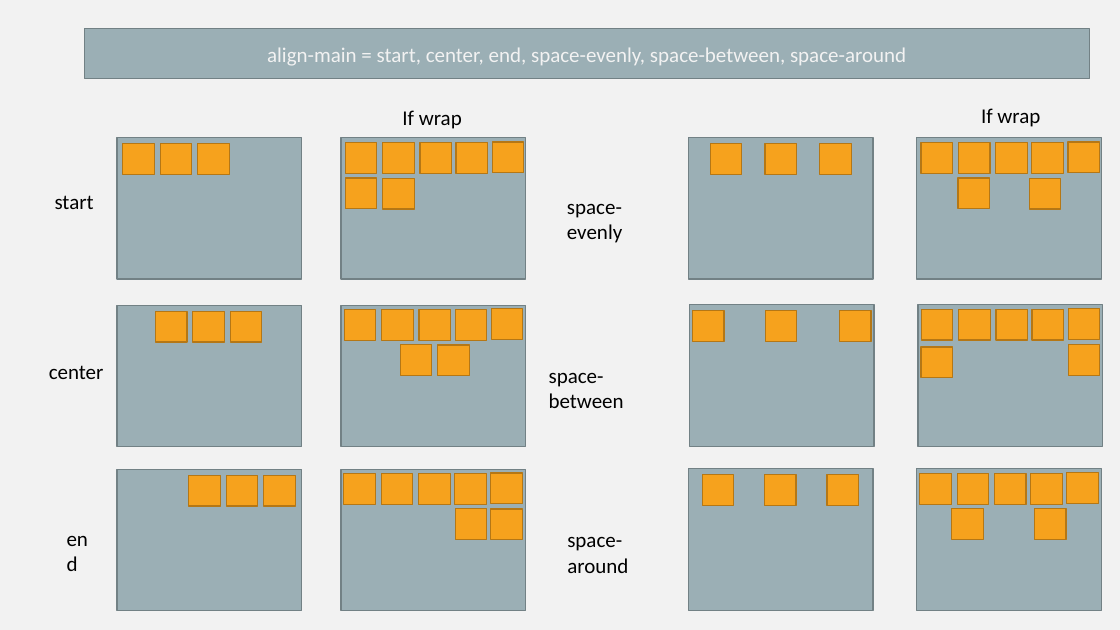
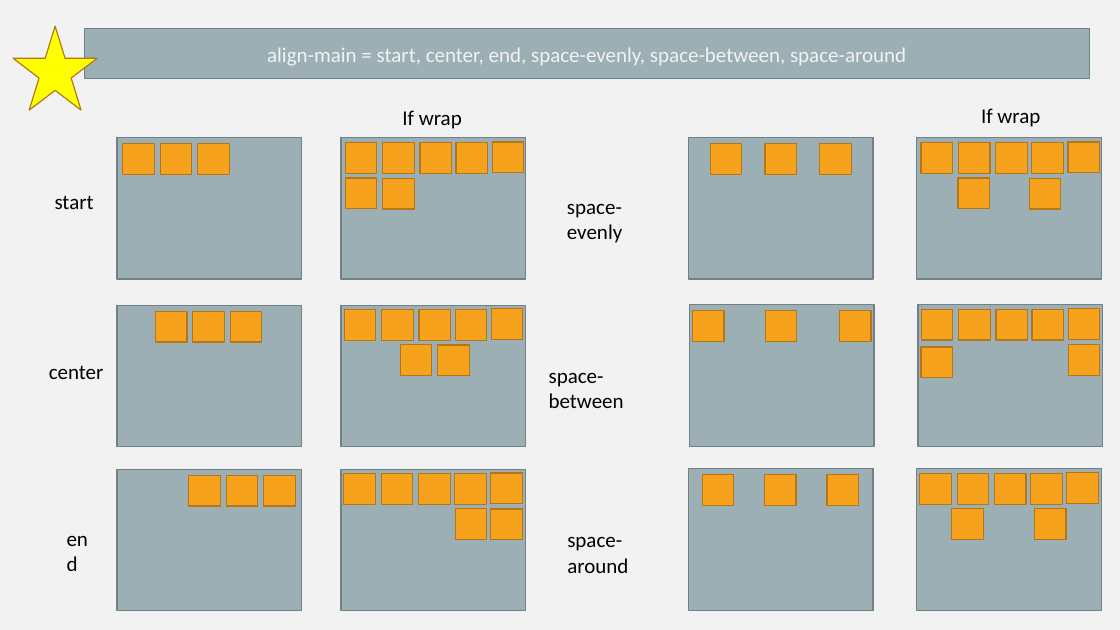
Before and after one commit to jimmy-zhao-tainio/box-layout, a slide deck: slide 4 of box-layout-settings.pptm. Drawn at 1120x630 pixels with LibreOffice and Linux fonts; fonts in the diff are those of the drawing. Boxes give left, top, right and bottom in pixels: in the first picture for what was removed or moved away, otherwise in the second. Text is boxed around its words. In the diff, an @@ line names an element or a change of style, - is before the commit and + after.

```diff
--- a/box-layout-settings.pptm
+++ b/box-layout-settings.pptm
@@ star added at [13, 26, 97, 110], fill #FFFF00, outline #B67815 1 pt @@
```
Also in this commit, not shown: 7 other slides changed, 10 other files.
